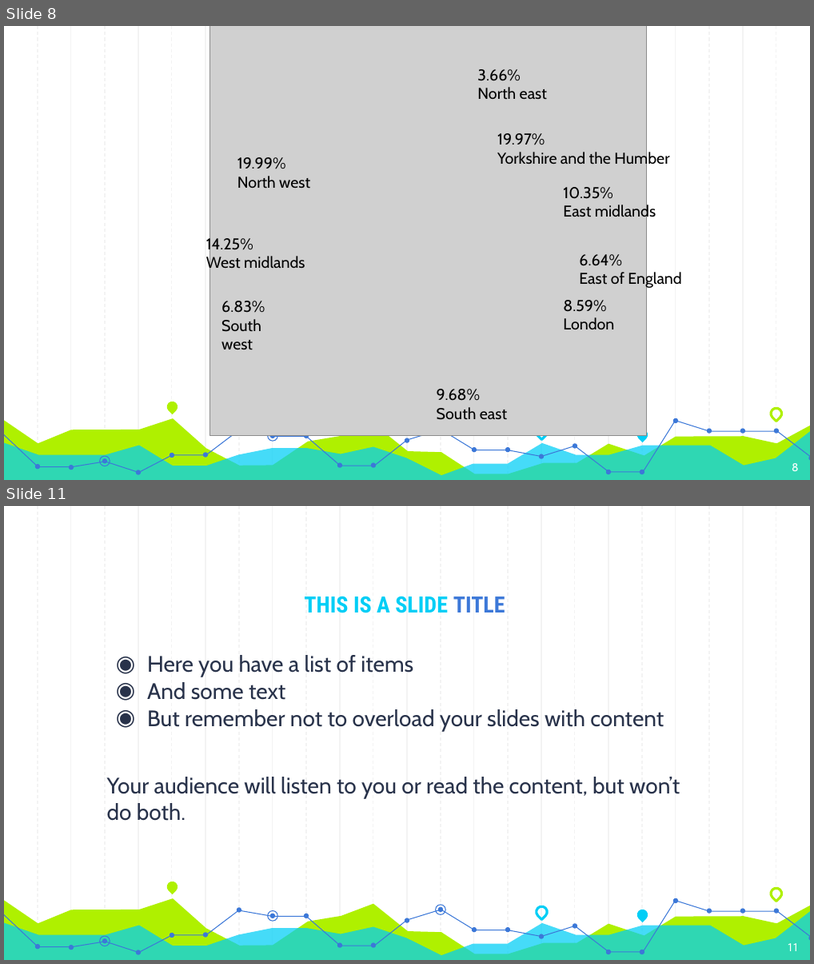
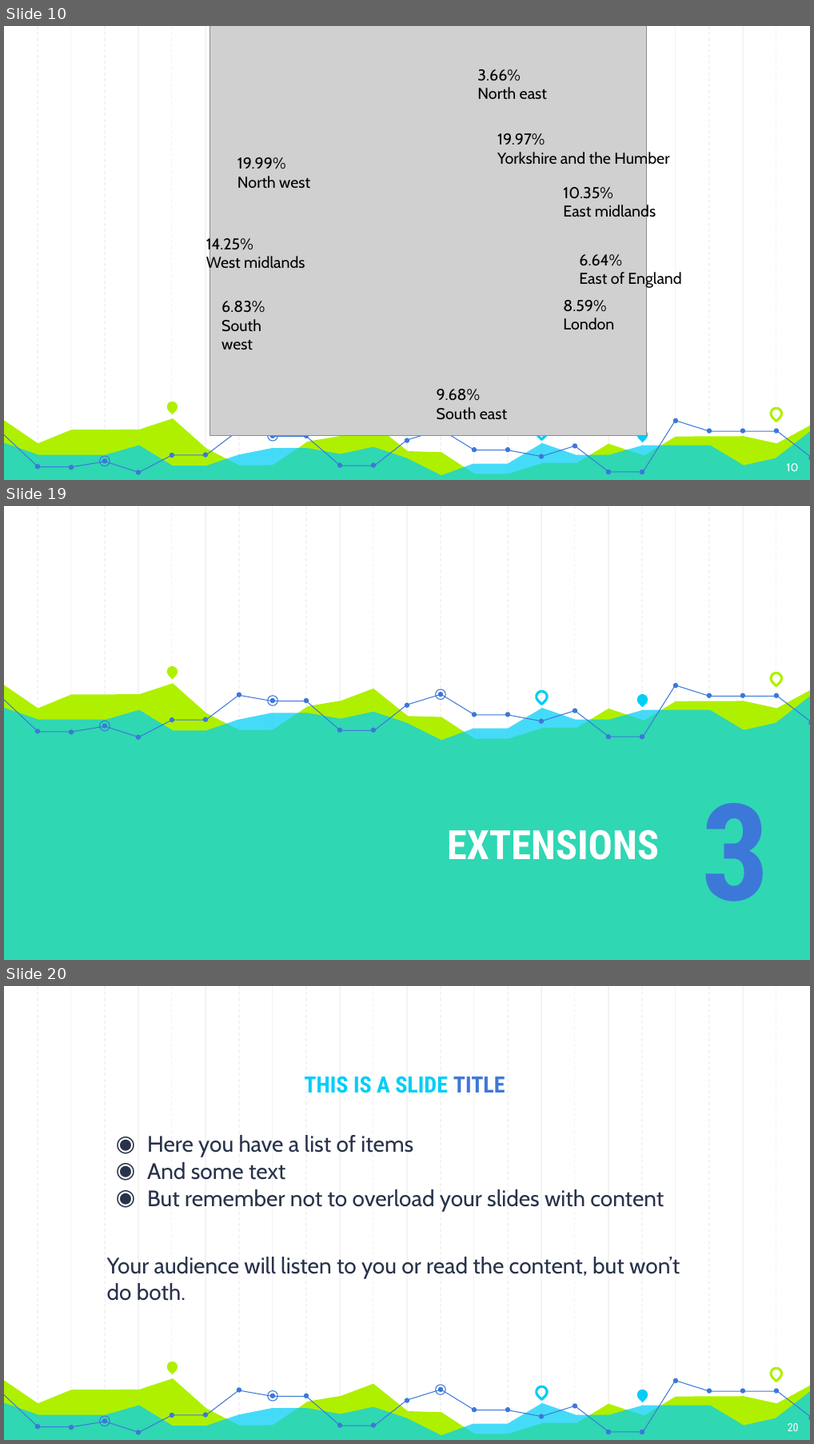
Before and after one commit to Sanchayan-Bhowal/Project-Energy-Economy, a slide deck: Project_ppt.pptx. Shown one above the other, each under a label of ours: slides 8 and 11 before the commit, slides 10, 19 and 20 after it; the slides between them are not shown. The pictures are 814x964 and 814x1444 pixels, drawn with LibreOffice and Linux fonts; fonts in the diff are those of the drawing; grey boxes stand for pictures. Boxes give left, top, right and bottom in pixels: in the first picture for what was removed or moved away, otherwise in the second. Text is boxed around its words. In the diff, an @@ line names an element or a change of style, - is before the commit and + after.

```diff
--- a/Project_ppt.pptx
+++ b/Project_ppt.pptx
@@ slide 19 added at bbox=[4, 506, 810, 960], background #FFFFFF; not listed: 23 template elements that a slide beside it also shows @@
@@ teardrop added at bbox=[165, 664, 179, 678], fill #AFF000 @@
@@ teardrop added at bbox=[769, 671, 783, 685], outline #AFF000 2.25 pt @@
@@ freeform shape added at bbox=[4, 684, 810, 960], fill #AFF000 @@
@@ freeform shape added at bbox=[4, 695, 810, 960], fill #00CEF6 at 73% opacity @@
@@ freeform shape added at bbox=[4, 695, 374, 736], outline #3C78D8 0.75 pt @@
@@ ellipse added at bbox=[268, 696, 278, 706], outline #3C78D8 0.75 pt @@
@@ freeform shape added at bbox=[374, 684, 676, 736], outline #3C78D8 0.75 pt @@
@@ ellipse added at bbox=[435, 689, 446, 700], outline #3C78D8 0.75 pt @@
@@ teardrop added at bbox=[534, 688, 549, 704], outline #00CEF6 2.25 pt @@
@@ teardrop added at bbox=[635, 692, 650, 707], fill #00CEF6 @@
@@ freeform shape added at bbox=[677, 685, 810, 721], outline #3C78D8 0.75 pt @@
@@ ellipse added at bbox=[100, 720, 110, 731], outline #3C78D8 0.75 pt @@
@@ group added at bbox=[35, 683, 810, 739]: 24 ellipses @@
@@ text added at bbox=[702, 803, 770, 901], 120 pt, text #3C78D8, bold @@
+3
@@ title added at bbox=[447, 829, 659, 860], 36 pt, text #FFFFFF, bold @@
+EXTENSIONS
@@ what was slide 8 is now slide 10 @@
@@ page number at bbox=[787, 463, 799, 471]: text changed @@
-8
+10
@@ what was slide 11 is now slide 20 @@
@@ page number at bbox=[788, 1423, 799, 1431]: text changed @@
-11
+20
```
Also in this commit, not shown: 7 slides changed, 9 other slides added, 1 slide removed, 1 other file.
